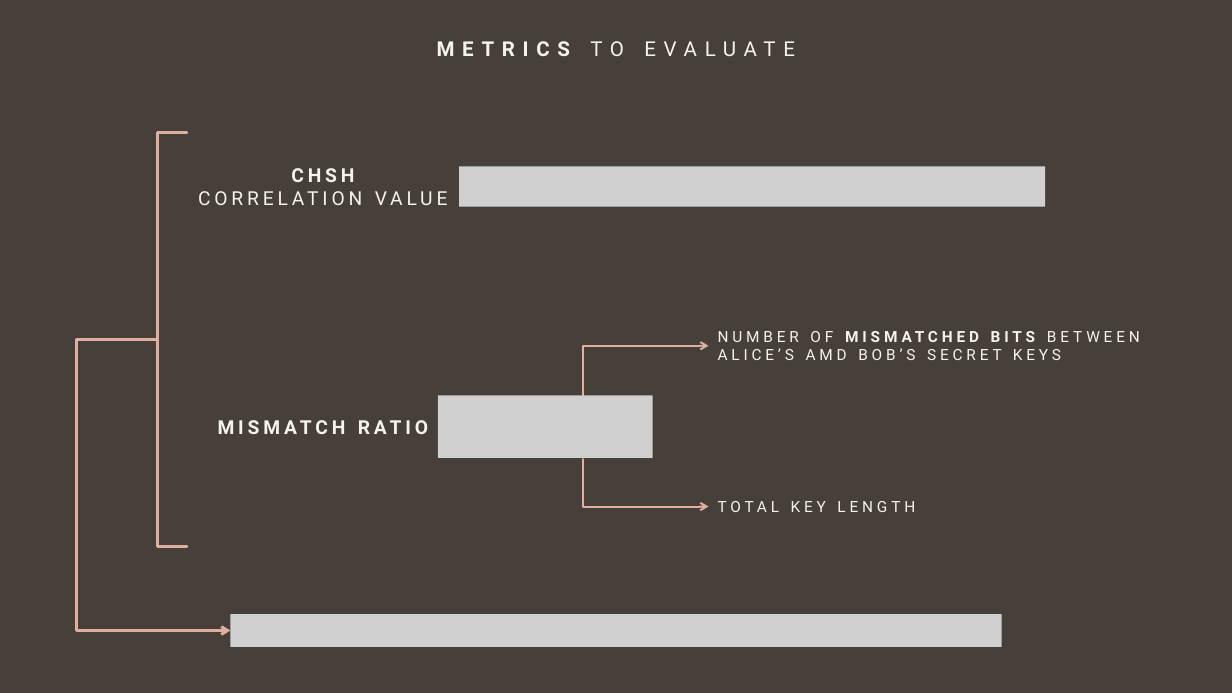
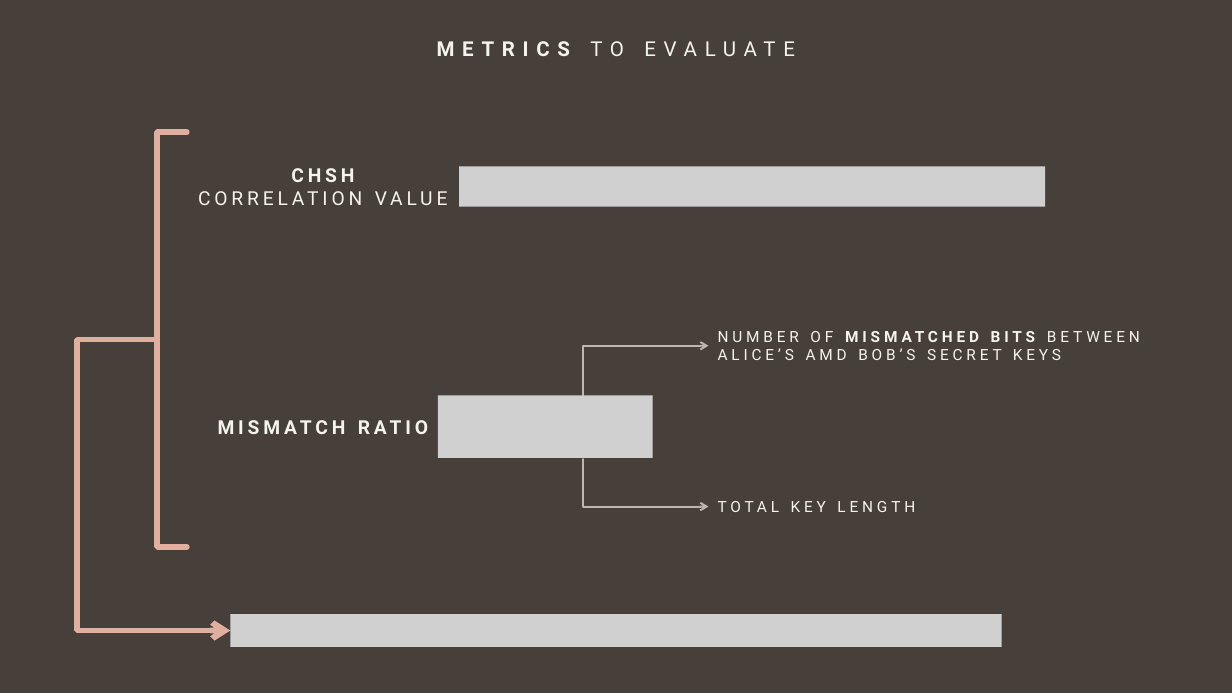
Before and after one commit to giovanniligato/E91-Protocol, a slide deck: slide 16 of Slides/E91 Protocol.pptx (slide 17 before the commit). Drawn at 1232x693 pixels with LibreOffice and Linux fonts; fonts in the diff are those of the drawing; grey boxes stand for pictures. Boxes give left, top, right and bottom in pixels: in the first picture for what was removed or moved away, otherwise in the second. Text is boxed around its words. In the diff, an @@ line names an element or a change of style, - is before the commit and + after.

```diff
--- a/Slides/E91 Protocol.pptx
+++ b/Slides/E91 Protocol.pptx
@@ right brace at <box>128,132,187,547</box>: outline #E0AFA0 2.25 pt to #E0AFA0 4.5 pt @@
@@ elbow arrow (128, 339) - (230, 630): stroke #E0AFA0 2.25 pt to #E0AFA0 4.5 pt @@
@@ elbow arrow (583, 396) - (709, 346): stroke #E0AFA0 1.5 pt to #BCB8B1 1.5 pt @@
@@ elbow arrow (583, 459) - (709, 506): stroke #E0AFA0 1.5 pt to #BCB8B1 1.5 pt @@
```
Also in this commit, not shown: 15 other slides changed, 3 slides removed, 3 other files.
